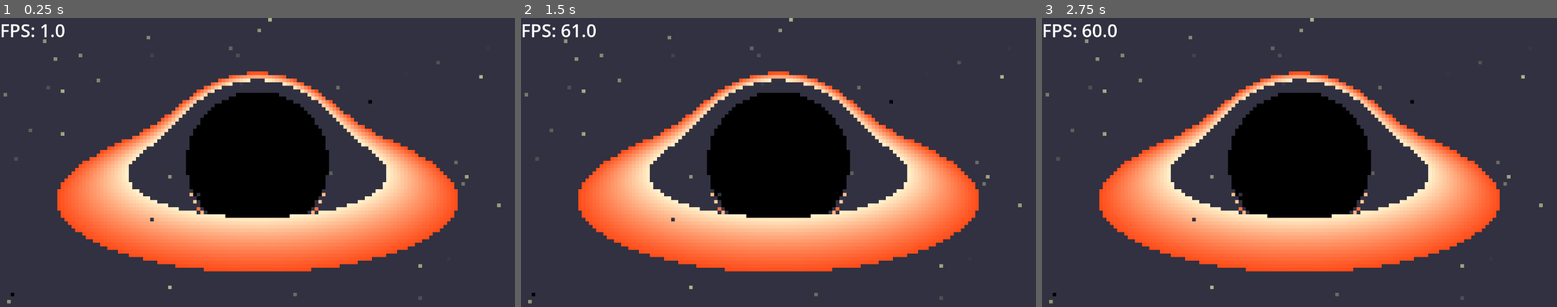
Above: before the commit, frames 1-3 (left to right).
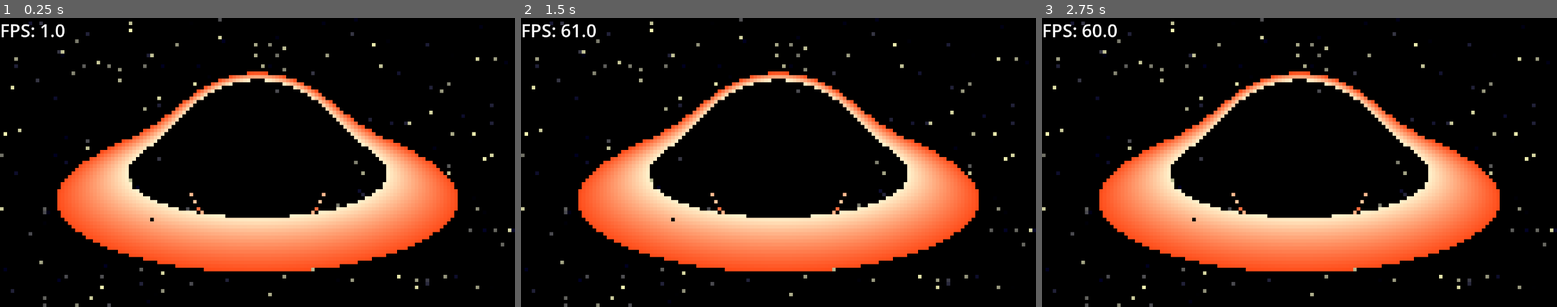
Above: after the commit, the same moments.

Repository: PixelSaver/black-pixhole
Game: Godot game, scene res://scriptsnscenes/main/main.tscn
Two runs of this game, one before a commit and one after it. Both use one fixed random seed, a clock stepped at 60 frames per second and the inputs below.
Inputs (mouse positions are in pixels of both pictures, inside the frame that each line leads up to):
- Up to frame 1 (0.25 s): no input
- Up to frame 2 (1.5 s): tap Enter at 0.5 s; move the mouse to (891, 148) at 0.52 s; click (891, 148) at 0.67 s; move the mouse to (675, 176) at 1.27 s; click (675, 176) at 1.42 s
- Up to frame 3 (2.75 s): tap Space at 2 s; move the mouse to (1351, 98) at 2.02 s; click (1351, 98) at 2.17 s

The runs differ from the first frame. In frame 1, 70% of the frame differs, in the area x 0-100%, y 0-100%; in frame 2, 70%; in frame 3, 70%.

Commit message:
Add stars

Diff:
--- a/scriptsnscenes/hole_3d_attempt2/3drk_4_att_2.gdshader
+++ b/scriptsnscenes/hole_3d_attempt2/3drk_4_att_2.gdshader
@@ -8,7 +8,7 @@
 
 uniform int max_steps = 3000;
 uniform float step_size = 1.;
-uniform float escape_radius = 1e7;
+uniform float escape_radius = 1e4;
 
 uniform vec3 camera_position = vec3(0.0, 0.0, 100);
 uniform vec3 camera_target = vec3(0.0, 0.0, 0.0);
@@ -23,6 +23,7 @@
 // -------- Star params ---------
 uniform vec3 star_color : source_color = vec3(1.);
 uniform float star_brightness = 1.;
+uniform float star_density = 0.005;
 
 uniform vec2 viewport_size = vec2(800.0, 600.0);
 
@@ -211,12 +212,9 @@
 
     vec2 hashCoord = vec2(phi, theta) * 100.0; // scale up for density
     float h = hash21(hashCoord);
-
-    // Threshold for stars
-    if (h > 0.995) { // controls star density
-        return (h - 0.995) / 0.005; // tiny bright points
-    }
-    return 0.0;
+	if (h > 1.-star_density) { // increase chance for stars
+	    return (h - (1.-star_density)) / star_density;
+	}
 }
 
 void fragment() {
@@ -250,6 +248,7 @@
 
     bool hitBlackHole = false;
     bool hitDisk = false;
+    bool escaped = false;
 
     // Main integration loop
     for (int i = 0; i < max_steps; i++) {
@@ -270,8 +269,7 @@
         }
 
         prevPos = newPos;
-        // Check escape
-        if (ray.r > escape_radius) { break; }
+        if (ray.r > escape_radius) { escaped = true; break; }
     }
 
     // Apply colors in priority order
@@ -280,8 +278,9 @@
     } else if (hitBlackHole) {
         color_out = black_hole_color;
     } else {
-        // if ray hits nothing, apply stars
-        float starVal = getStarBrightness(ray_dir) * star_brightness;
+        // Use final ray direction after bending
+		vec3 finalDir = normalize(vec3(ray.x, ray.y, ray.z) - black_hole_position);
+		float starVal = getStarBrightness(finalDir) * star_brightness;
         color_out = mix(color_out, star_color, starVal);
     }
 
--- a/scriptsnscenes/hole_3d_attempt2/3drk_4_att_2.tscn
+++ b/scriptsnscenes/hole_3d_attempt2/3drk_4_att_2.tscn
@@ -21,6 +21,7 @@
 shader_parameter/disc_thickness = 0.5
 shader_parameter/star_color = Color(1, 1, 1, 1)
 shader_parameter/star_brightness = 1.0
+shader_parameter/star_density = 0.005
 shader_parameter/viewport_size = Vector2(144, 81)
 
 [sub_resource type="ShaderMaterial" id="ShaderMaterial_ibl3l"]
@@ -40,7 +41,8 @@
 shader_parameter/disc_color = Color(1, 0.5, 0.2, 1)
 shader_parameter/disc_thickness = 2.86
 shader_parameter/star_color = Color(1, 1, 0.7294118, 1)
-shader_parameter/star_brightness = 0.68
+shader_parameter/star_brightness = 1.0
+shader_parameter/star_density = 0.01
 shader_parameter/viewport_size = Vector2(144, 81)
 
 [node name="3DRK4_Att2" type="Control" node_paths=PackedStringArray("pause")]
